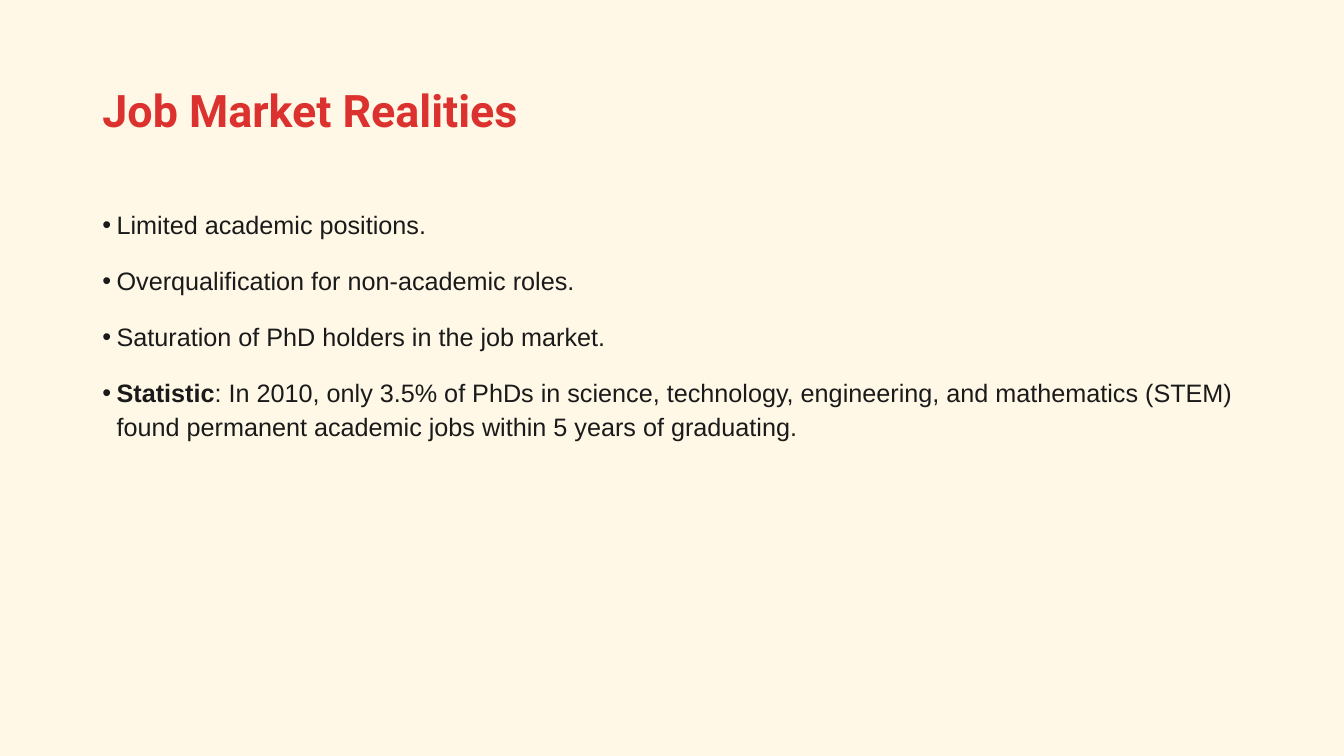
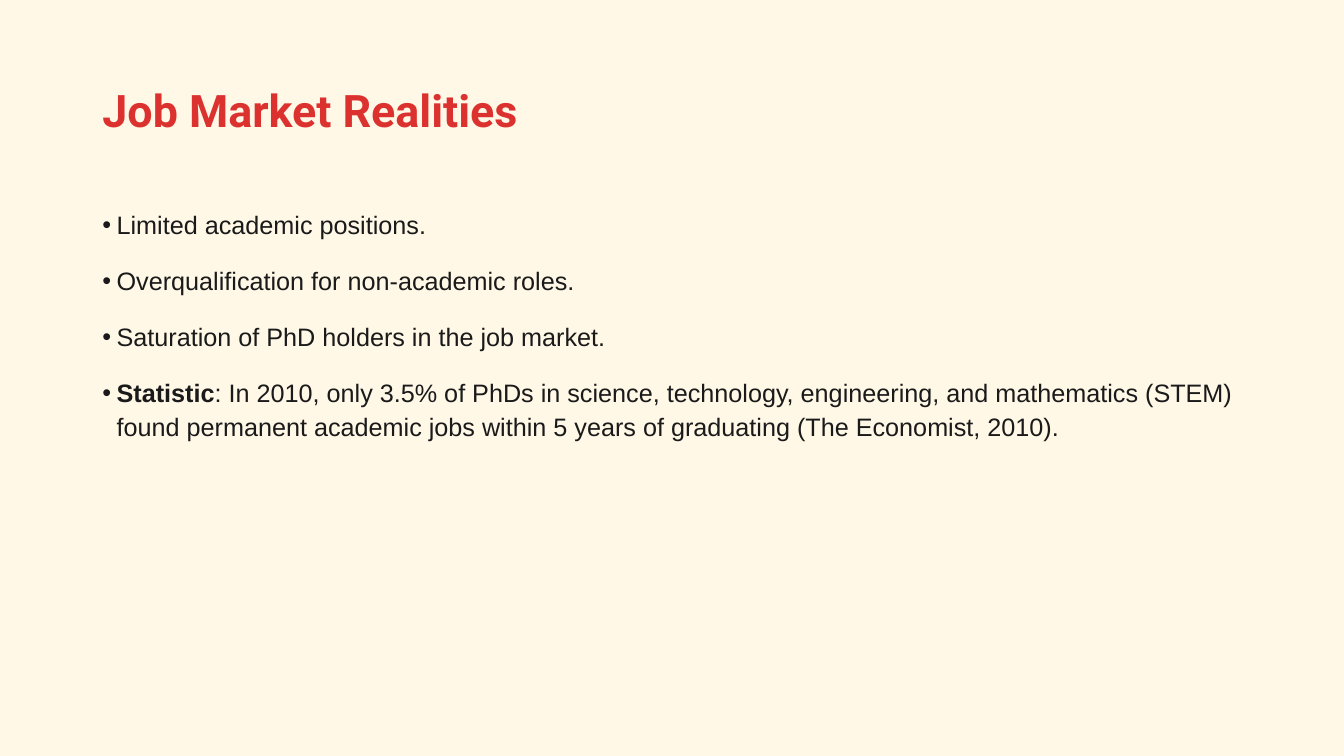
Before and after one commit to bsamadi/quarto-phd-slides, a slide deck: slide 6 of presentation-01.pptx. Drawn at 1344x756 pixels with LibreOffice and Linux fonts; fonts in the diff are those of the drawing. Boxes give left, top, right and bottom in pixels: in the first picture for what was removed or moved away, otherwise in the second. Text is boxed around its words. In the diff, an @@ line names an element or a change of style, - is before the commit and + after.

```diff
--- a/presentation-01.pptx
+++ b/presentation-01.pptx
@@ text at [117, 383, 1232, 442]: text changed @@
-• Statistic: In 2010, only 3.5% of PhDs in science, technology, engineering, and mathematics (STEM) found permanent academic jobs within 5 years of graduating.
+• Statistic: In 2010, only 3.5% of PhDs in science, technology, engineering, and mathematics (STEM) found permanent academic jobs within 5 years of graduating (The Economist, 2010).
```
Also in this commit, not shown: 5 other slides changed, 2 slides added, 4 other files.
